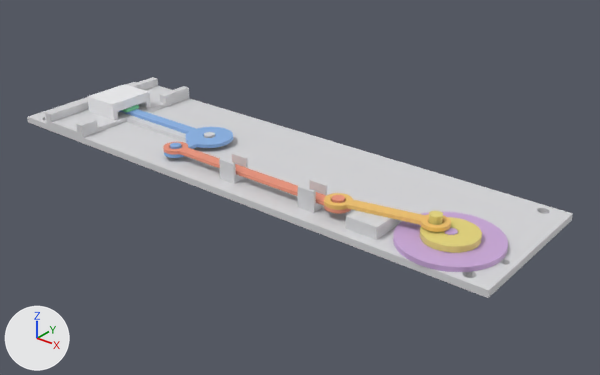
What one commit did to the Blender file Стенд_физика.blend.
The view is the same before and after, from a 50 mm camera at (352.0, -255.0, 153.0) aimed at (144.0, 4.0, -8.0). The axes (+X, +Y, +Z) are drawn at lower left. The lights are the same throughout. The first picture is the older version.

The scene before the commit, as lines of its bpy script (objects in view):
```python
ob_ptest_cart_v2 = bpy.data.objects.new('ptest_cart_v2', me_ptest_cart_v2)
ob_ptest_cart_v2.location = (32.0, -2.0, 5.0)
ob_ptest_crank_r65_v2 = bpy.data.objects.new('ptest_crank_r65_v2', me_ptest_crank_r65_v2)
ob_ptest_crank_r65_v2.location = (229.0, -15.0, 5.2)
ob_ptest_crank_r65_v2.rotation_euler = (0.0, 0.0, 3.142)  # degrees (0, 0, 180)
ob_ptest_plate_v2 = bpy.data.objects.new('ptest_plate_v2', me_ptest_plate_v2)
ob_ptest_plate_v2.location = (0.0, 0.0, 0.0)
ob_ptest_shatun_v2 = bpy.data.objects.new('ptest_shatun_v2', me_ptest_shatun_v2)
ob_ptest_shatun_v2.location = (181.6, -23.9, 8.3)
ob_ptest_shatun_v2.rotation_euler = (0.0, 0.0, 0.209)  # degrees (0, 0, 12)
ob_ptest_spica_v2 = bpy.data.objects.new('ptest_spica_v2', me_ptest_spica_v2)
ob_ptest_spica_v2.location = (91.0, -23.2, 6.6)
# also in view: 'ptest_triangle_v2' at (65.0, -10.0, 7.0); 'ptest_plug_v2' at (229.0, -15.0, 4.0)
```
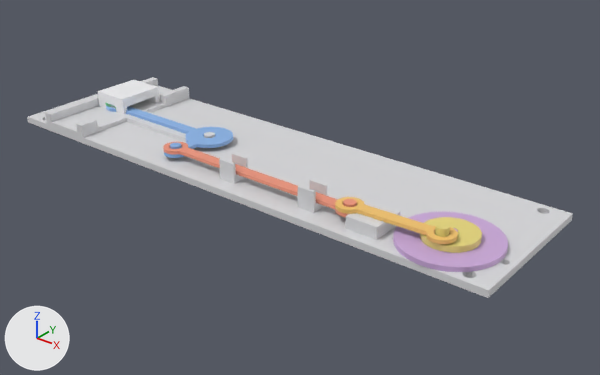
Where the change shows, as pixel boxes [x1, y1, x2, y2] in the pictures (600 x 375 px; the box of a moved part takes in the faces that stretch with it):
'ptest_shatun_v2', moved, turned: before [324, 193, 451, 232]; after [335, 197, 458, 244]
'ptest_cart_v2', moved: before [87, 84, 151, 120]; after [98, 80, 160, 114]
'ptest_crank_r65_v2', turned: before [420, 211, 482, 253]; after [420, 217, 482, 253]
'ptest_spica_v2', reshaped: before [163, 142, 352, 214]; after [163, 142, 357, 217]
part 1 of me_ptest_spica_v2, moved or reshaped: before [321, 195, 352, 214]; after [321, 195, 357, 217]

What the commit changed:
me_ptest_spica_v2 is used by ob_ptest_spica_v2; location (91.0, -23.2, 6.6).
me_ptest_spica_v2 had 936 vertices, 1872 faces and spanned x -1.5..99.0, y -5.5..5.5, z 0.0..4.0.
me_ptest_spica_v2 now has 936 vertices, 1872 faces and spans x -1.5..104.5, y -5.5..5.5, z 0.0..4.0.
me_ptest_spica_v2 part 1: all 468 vertices in x 88.6..99.0, y -5.5..5.5, z 0.0..4.0 are moved by (5.5, 0.0, 0.0).
Object 'ptest_shatun_v2' (ob_ptest_shatun_v2) moves from (181.6, -23.9, 8.3) to (187.0, -23.3, 8.3).
Object 'ptest_shatun_v2' (ob_ptest_shatun_v2) turns from (0, 0, 12) to (0, 0, 2.5) degrees about x, y and z.
Object 'ptest_crank_r65_v2' (ob_ptest_crank_r65_v2) turns from (0, 0, 180) to (0, 0, -90) degrees about x, y and z.
Object 'ptest_cart_v2' (ob_ptest_cart_v2) moves from (32.0, -2.0, 5.0) to (30.0, 6.0, 5.0).
